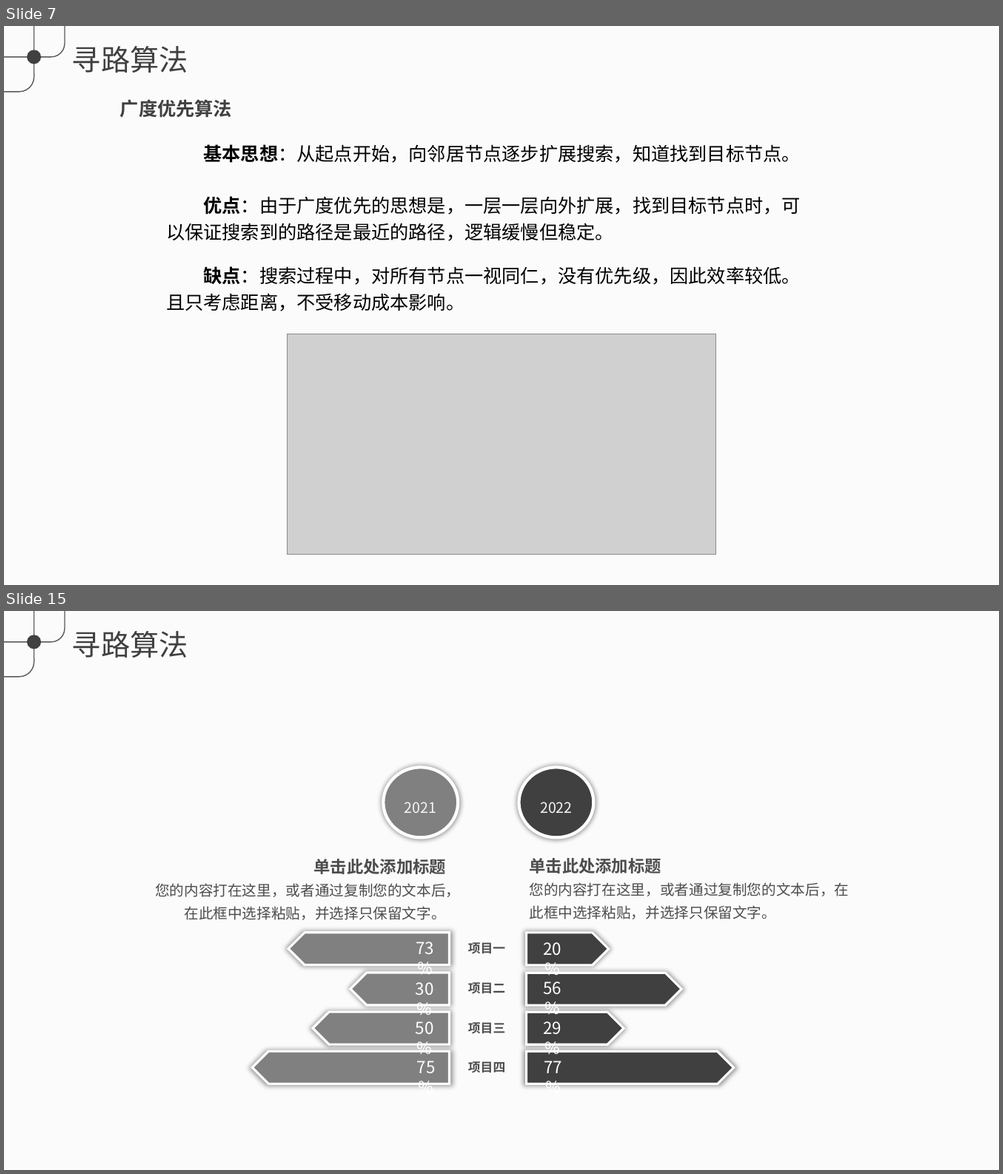
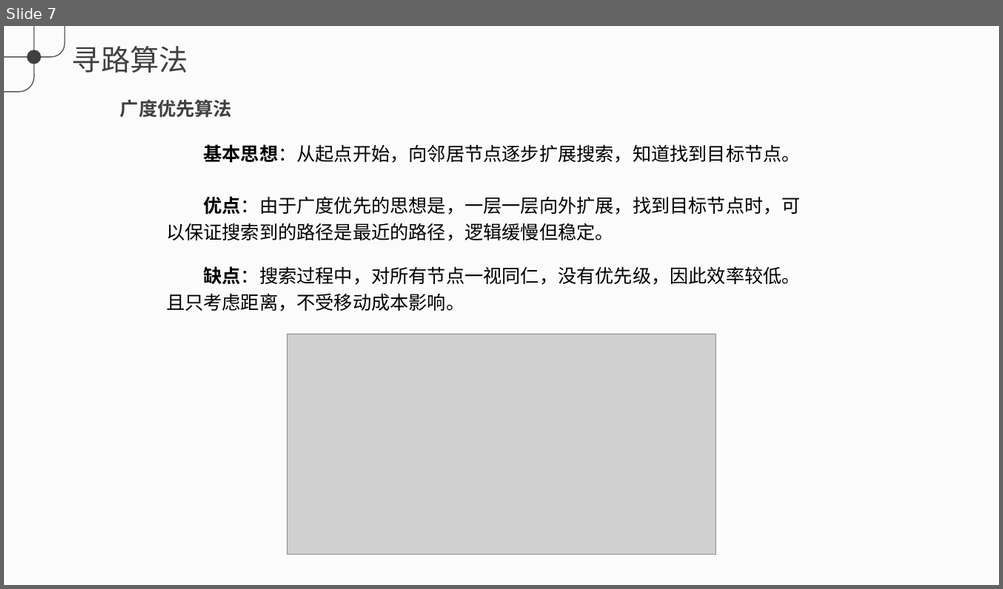
Before and after one commit to Galahad-Zero/PathFinding, a slide deck: doc/寻路算法.pptx. Shown one above the other, each under a label of ours: slides 7 and 15 before the commit, slide 7 after it; the slides between them are not shown. The pictures are 1003x1174 and 1003x589 pixels, drawn with LibreOffice and Linux fonts; fonts in the diff are those of the drawing; grey boxes stand for pictures. Boxes give left, top, right and bottom in pixels: in the first picture for what was removed or moved away, otherwise in the second. Text is boxed around its words. In the diff, an @@ line names an element or a change of style, - is before the commit and + after.

```diff
--- a/doc/寻路算法.pptx
+++ b/doc/寻路算法.pptx
@@ slide 15 removed at (x1=4, y1=611, x2=999, y2=1170), background #F2F2F2 at 30% opacity; not listed: 4 template elements that a slide beside it also shows @@
@@ ellipse removed at (x1=383, y1=768, x2=458, y2=838) @@
-2021
@@ ellipse removed at (x1=519, y1=768, x2=594, y2=838) @@
-2022
@@ text removed at (x1=155, y1=859, x2=460, y2=920) @@
-单击此处添加标题
-您的内容打在这里，或者通过复制您的文本后，在此框中选择粘贴，并选择只保留文字。
@@ text removed at (x1=529, y1=858, x2=848, y2=920) @@
-单击此处添加标题
-您的内容打在这里，或者通过复制您的文本后，在此框中选择粘贴，并选择只保留文字。
@@ pentagon arrow removed at (x1=288, y1=933, x2=449, y2=965) @@
@@ text removed at (x1=416, y1=942, x2=435, y2=954) @@
-73%
@@ text removed at (x1=468, y1=943, x2=505, y2=954) @@
-项目一
@@ pentagon arrow removed at (x1=526, y1=933, x2=609, y2=965) @@
@@ text removed at (x1=543, y1=943, x2=561, y2=956) @@
-20%
@@ pentagon arrow removed at (x1=350, y1=973, x2=449, y2=1005) @@
@@ text removed at (x1=415, y1=982, x2=434, y2=995) @@
-30%
@@ text removed at (x1=468, y1=982, x2=505, y2=994) @@
-项目二
@@ pentagon arrow removed at (x1=526, y1=973, x2=681, y2=1005) @@
@@ text removed at (x1=543, y1=982, x2=561, y2=995) @@
-56%
@@ pentagon arrow removed at (x1=313, y1=1012, x2=449, y2=1045) @@
@@ text removed at (x1=415, y1=1022, x2=434, y2=1034) @@
-50%
@@ text removed at (x1=468, y1=1022, x2=505, y2=1034) @@
-项目三
@@ pentagon arrow removed at (x1=526, y1=1012, x2=623, y2=1045) @@
@@ text removed at (x1=543, y1=1022, x2=561, y2=1035) @@
-29%
@@ pentagon arrow removed at (x1=253, y1=1052, x2=449, y2=1085) @@
@@ pentagon arrow removed at (x1=526, y1=1052, x2=734, y2=1085) @@
@@ text removed at (x1=417, y1=1061, x2=435, y2=1073) @@
-75%
@@ text removed at (x1=468, y1=1062, x2=505, y2=1073) @@
-项目四
@@ text removed at (x1=543, y1=1061, x2=562, y2=1073) @@
-77%
```
Also in this commit, not shown: 1 slide changed, 12 slides added, 12 other slides removed, 1 other file.
